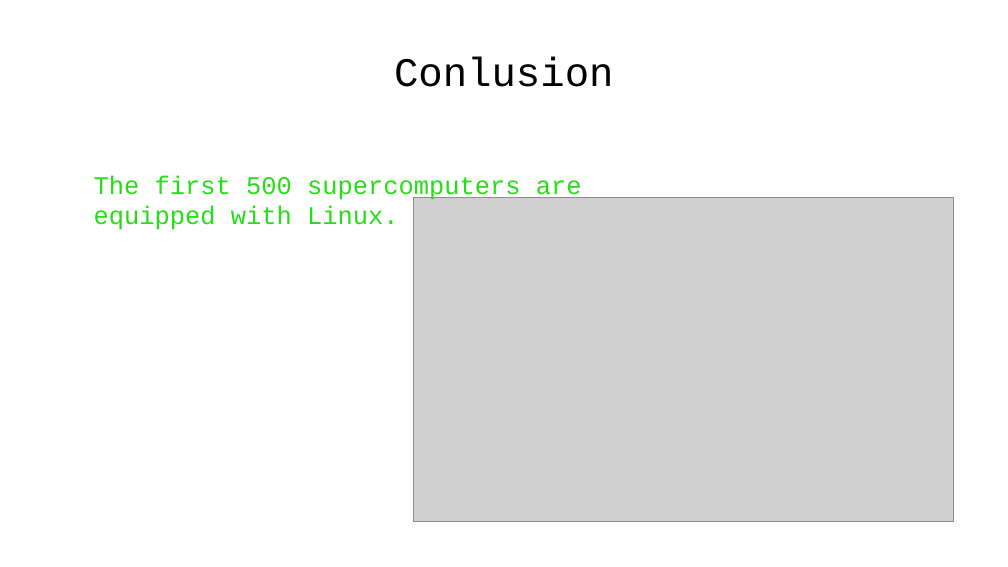
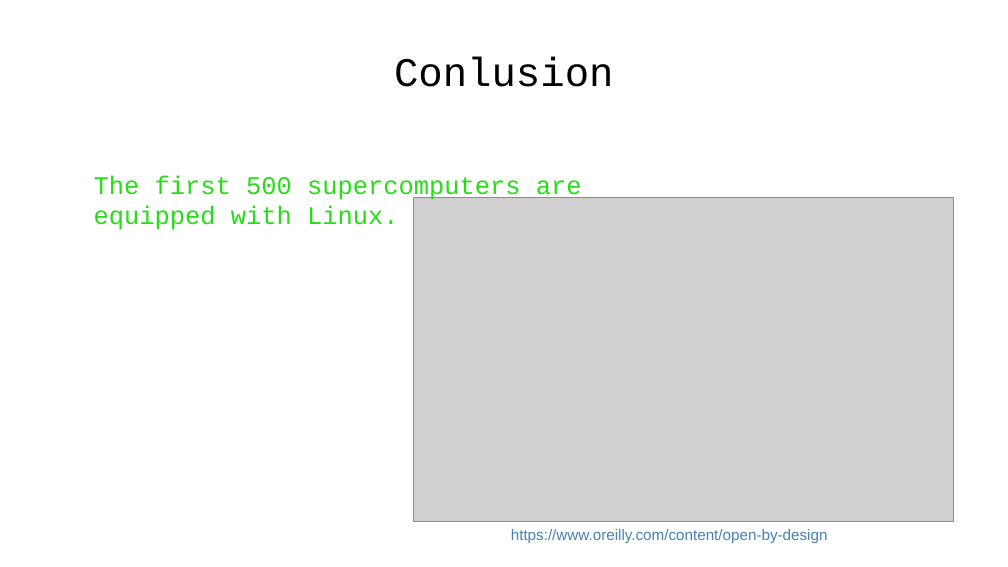
Before and after one commit to WAPEETY/open-source-presentation, a slide deck: slide 11 of open_source.odp. Drawn at 1008x567 pixels with LibreOffice and Linux fonts; fonts in the diff are those of the drawing; grey boxes stand for pictures; background and template pictures are left out. Boxes give left, top, right and bottom in pixels: in the first picture for what was removed or moved away, otherwise in the second. Text is boxed around its words. In the diff, an @@ line names an element or a change of style, - is before the commit and + after.

```diff
--- a/open_source.odp
+++ b/open_source.odp
@@ text added at (511,529,828,543), 12 pt, text #4682B4 @@
+https://www.oreilly.com/content/open-by-design
```
Also in this commit, not shown: 3 other slides changed, 1 slide added.
